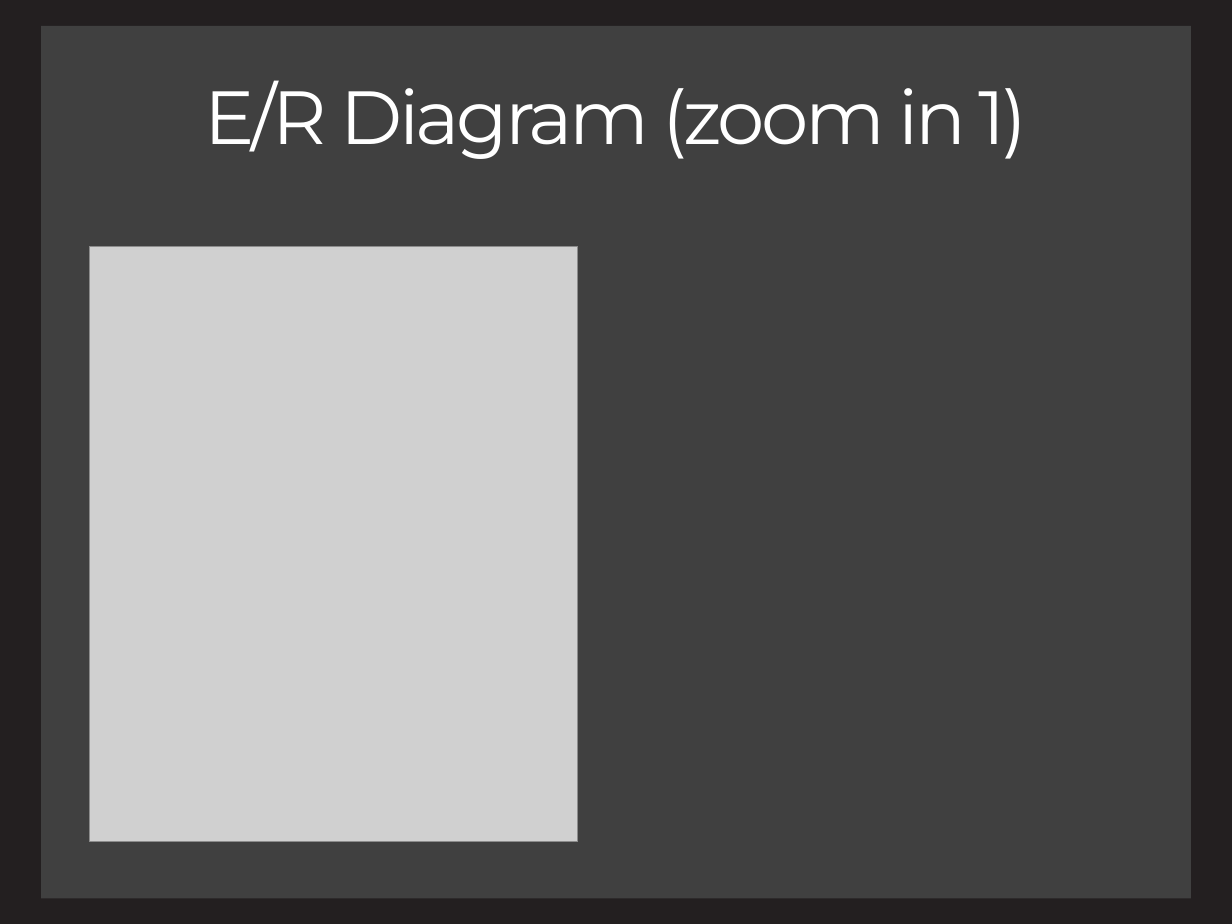
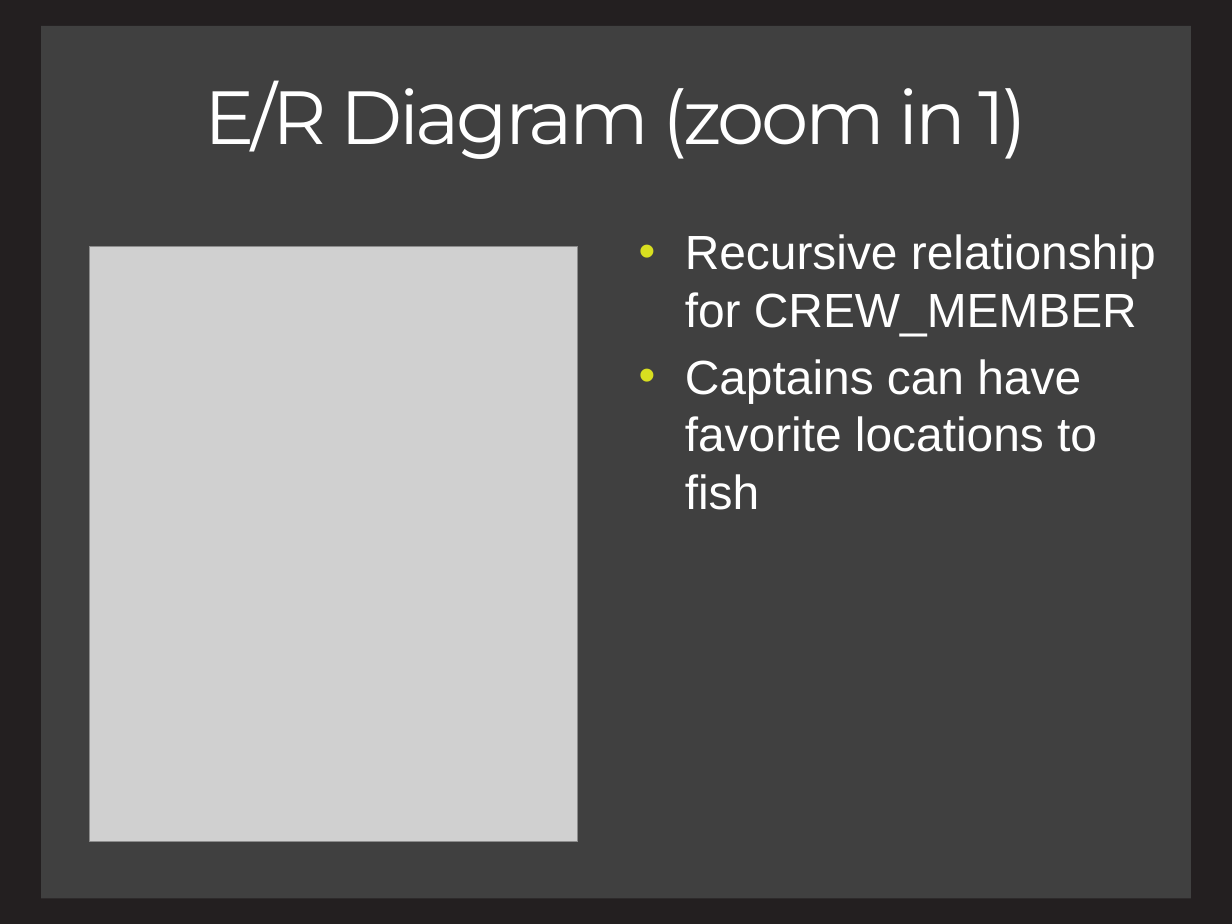
Before and after one commit to charlesmadere/FishnStore, a slide deck: slide 4 of documents/Presentation.pptx (slide 5 before the commit). Drawn at 1232x924 pixels with LibreOffice and Linux fonts; fonts in the diff are those of the drawing; grey boxes stand for pictures. Boxes give left, top, right and bottom in pixels: in the first picture for what was removed or moved away, otherwise in the second. Text is boxed around its words. In the diff, an @@ line names an element or a change of style, - is before the commit and + after.

Commit message:
updated ppt

```diff
--- a/documents/Presentation.pptx
+++ b/documents/Presentation.pptx
@@ text added at bbox=[685, 234, 1156, 510], 28 pt, text #FFFFFF @@
+• Recursive relationship for CREW_MEMBER
+• Captains can have favorite locations to fish
```
Also in this commit, not shown: 2 other slides changed, 1 slide removed.
